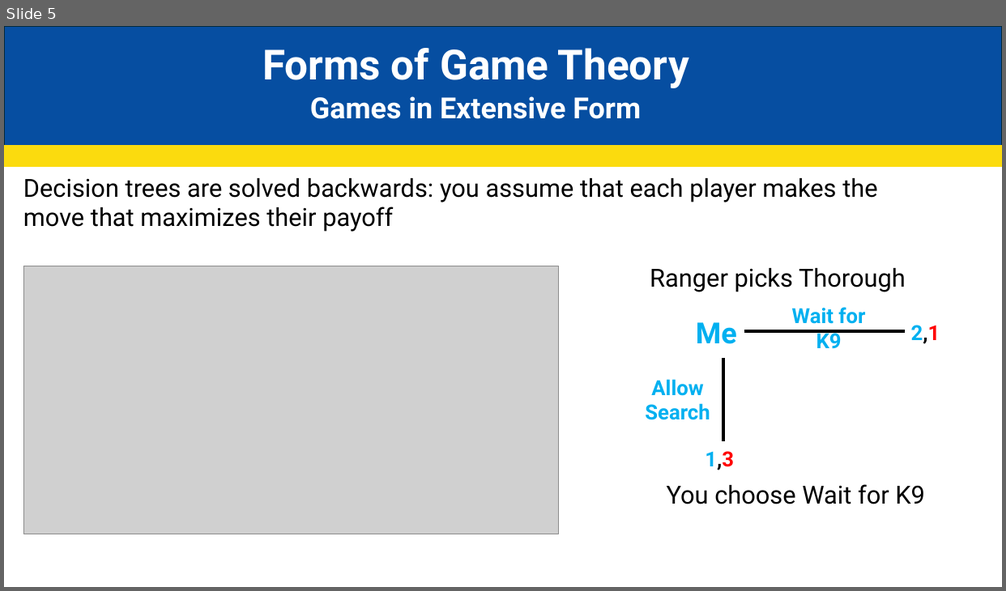
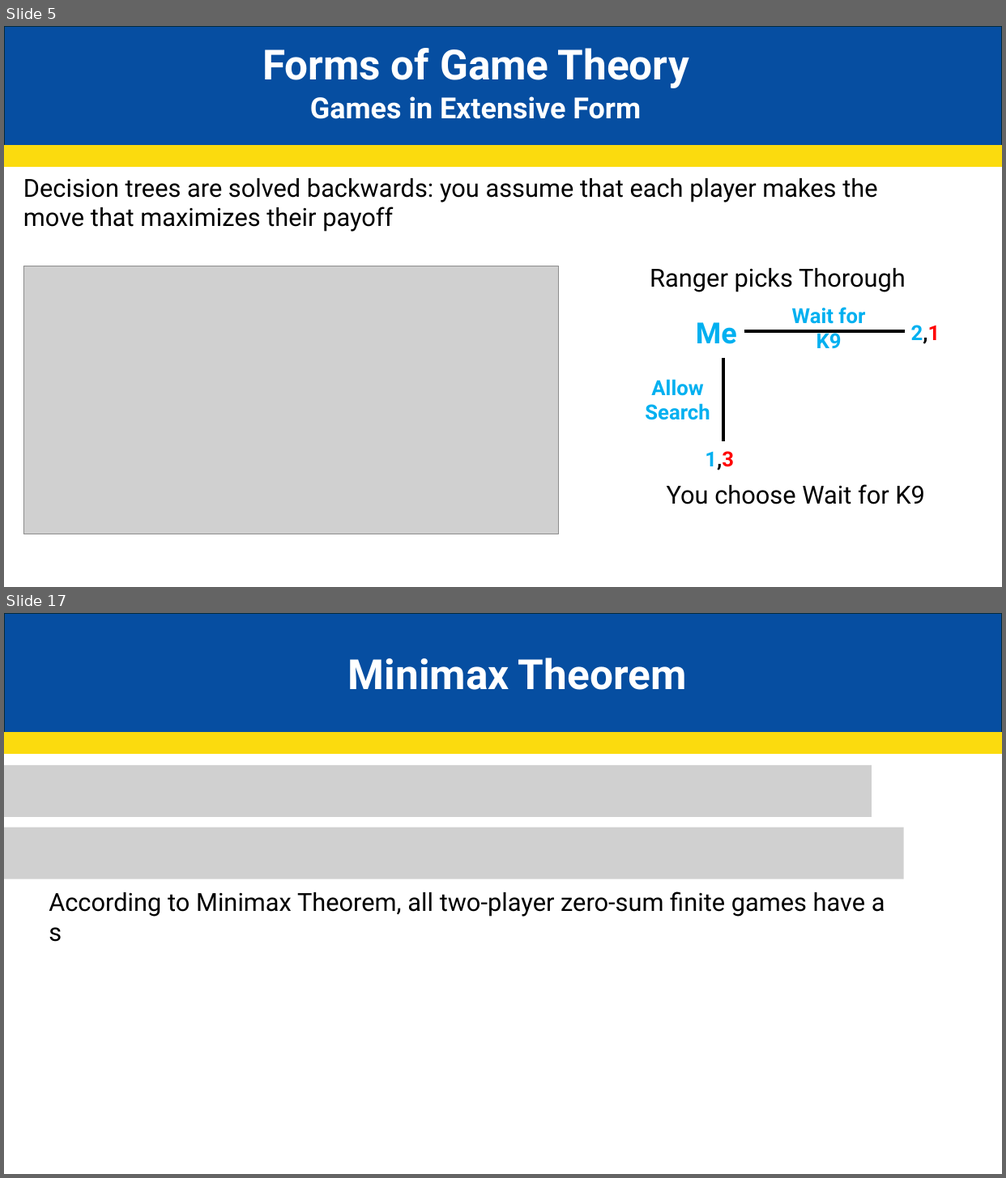
Before and after one commit to JakeCisc210/Candidacy, a slide deck: Reading Course/Presentations/Game Theory.pptx. Shown one above the other, each under a label of ours: slide 5 before the commit, slides 5 and 17 after it; the slides between them are not shown. The pictures are 1006x591 and 1006x1178 pixels, drawn with LibreOffice and Linux fonts; fonts in the diff are those of the drawing; grey boxes stand for pictures. Boxes give left, top, right and bottom in pixels: in the first picture for what was removed or moved away, otherwise in the second. Text is boxed around its words. In the diff, an @@ line names an element or a change of style, - is before the commit and + after.

```diff
--- a/Reading Course/Presentations/Game Theory.pptx
+++ b/Reading Course/Presentations/Game Theory.pptx
@@ slide 17 added at (4,613,1002,1174), background #FFFFFF @@
@@ rectangle added at (4,613,1002,733), fill #064EA1, outline #092A39 1.5 pt @@
@@ text added at (348,658,687,690), 40 pt, text #FFFFFF, bold @@
+Minimax Theorem
@@ rectangle added at (4,733,1002,753), fill #FBDB0E, outline #FBDB0E 1.5 pt @@
@@ picture added at (4,765,872,816) @@
@@ picture added at (4,827,904,879) @@
@@ text added at (49,892,885,917), 24 pt, text #000000 @@
+  According to Minimax Theorem, all two-player zero-sum finite games have a s
```
Also in this commit, not shown: 1 slide changed, 10 other slides added.
